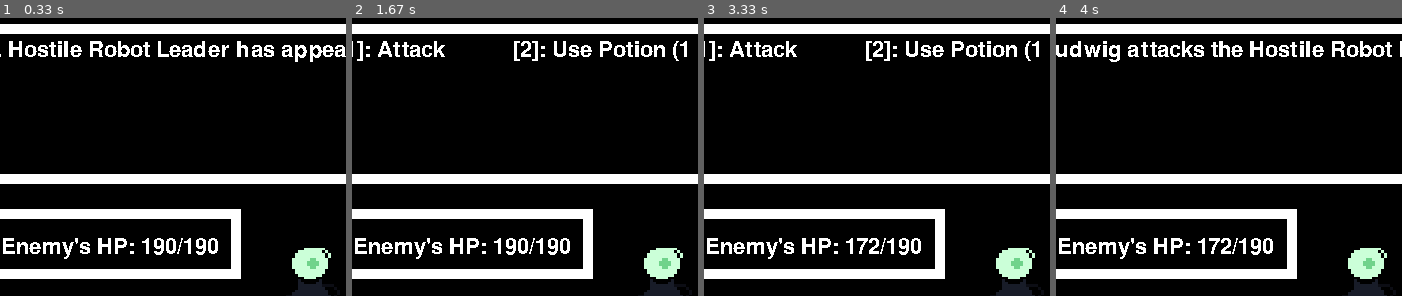
Above: before the commit, frames 1-4 (left to right).
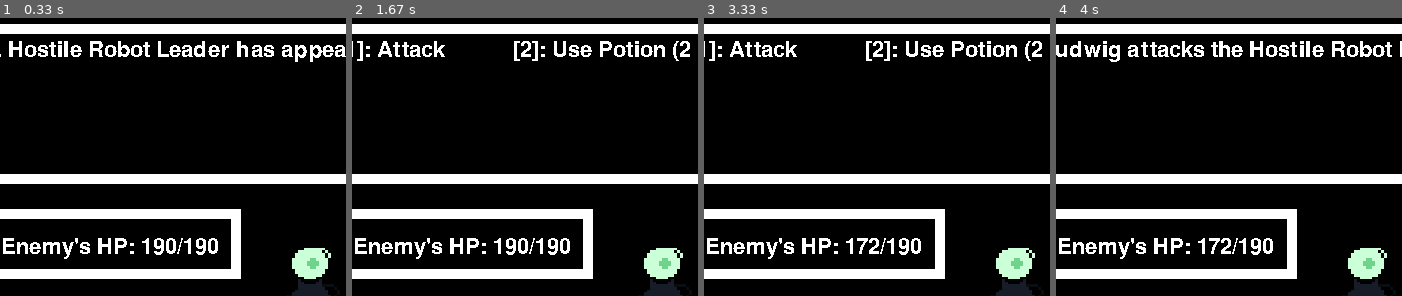
Above: after the commit, the same moments.

Repository: eduardoluis11/final-project-cs50-python
Game: pygame game, started from project.py
Two runs of this game, one before a commit and one after it. Both use one fixed random seed, a clock stepped at 60 frames per second and the inputs below.
Inputs:
- Up to frame 1 (0.33 s): no input
- Up to frame 2 (1.67 s): tap Z at 0.33, 1.07, 1.37, 1.57 s; tap 2 at 0.67 s
- Up to frame 3 (3.33 s): tap 1 at 1.83 s; tap Z at 2.23, 2.53, 2.73, 3.03 s
- Up to frame 4 (4 s): tap 1 at 3.57 s
The pictures show only the part of the screen within x 5-55%, y 0-50%; the shares and areas given below are measured in that part.

Frame 1 is identical in both runs. In frame 2, less than 0.1% of the frame differs, in the area x 94-98%, y 8-15%; in frame 3, less than 0.1%; in frame 4, nothing differs.

Commit message:
Reactivated Music and Fixed Game Over
I reactivated  the music, added 1 more potion so that you have 3 potions in total, and I fixed the “game over” message so that it’s shorter and doesn’t overflow the text box. I’m done with the coding aspect of this project.

Diff:
--- a/project.py
+++ b/project.py
@@ -291,8 +291,8 @@
 pygame.display.set_caption("Gold Standard")
 
 # Music. ACTIVATE LATER.
-# game_music = pygame.mixer.Sound("assets/audio/industrial-disaster-alberto-salinas-no-guitar.mp3")  # Game's music
-# game_music.play(loops=-1)  # This plays the music, and makes it loop indefinitely
+game_music = pygame.mixer.Sound("assets/audio/industrial-disaster-alberto-salinas-no-guitar.mp3")  # Game's music
+game_music.play(loops=-1)  # This plays the music, and makes it loop indefinitely
 
 """ Class that stores the properties for each character (both the player and the enemy).
 
@@ -312,7 +312,10 @@
 I’m properly adding and creating the main character by using the Character class by using object oriented programming.
 
 I created both the player and the enemy as global variables since I want to access the player and the enemy's
-properties in all of my functions, be it on main(), or be it in the other 3 functions that i need to create.
+properties in all of my functions, be it on main(), or be it in the other 3 functions that I need to create.
+
+I reactivated  the music, added 1 more potion so that you have 3 potions in total, and I fixed the “game over”
+message so that it’s shorter and doesn’t overflow the text box. I’m done with the coding aspect of this project.
 """
 
 
@@ -358,7 +361,7 @@
 # This specifies the font that I will use, and its size. At least, I'll use this for the playable character's name.
 game_font = pygame.font.Font(None, 32)
 players_current_hp = 100  # This stores the current HP for the player. This goes down if the enemy hurts you.
-players_number_of_potions = 2  # Initial number of potions that the player has.
+players_number_of_potions = 3  # Initial number of potions that the player has.
 
 
 battle_message = "A Hostile Robot Leader has appeared!"  # Battle message. This will change throughout the game.
@@ -673,7 +676,7 @@
                     #     player.health_points = 0
 
                     # I will render "Game Over" in a battle message
-                    battle_message = "You've lost all of your Health Points, and became unconscious."
+                    battle_message = "You've been defeated."
                     battle_message_2 = "GAME OVER"
 
                     # This should overwrite the battle message surface with the new battle message after any action in
